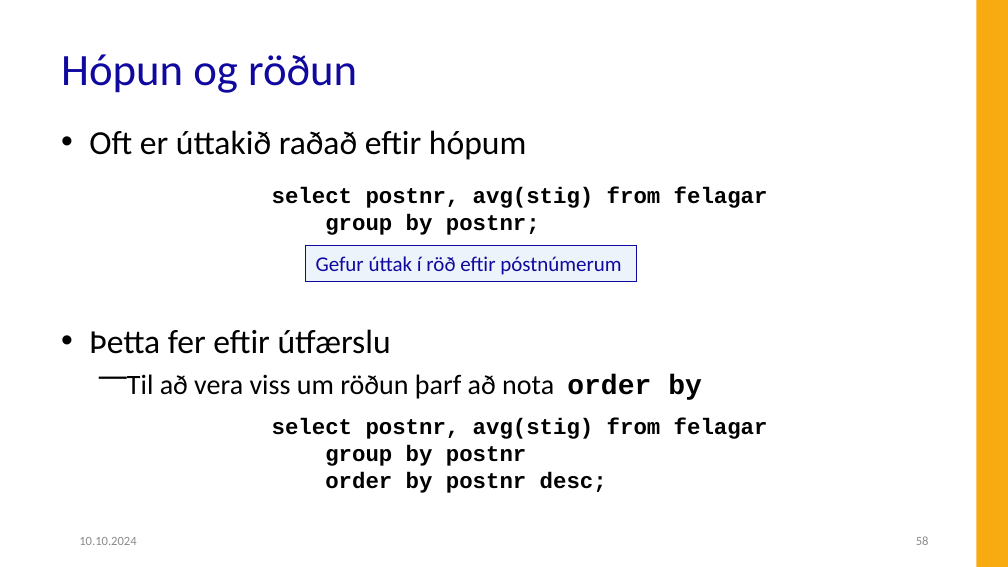
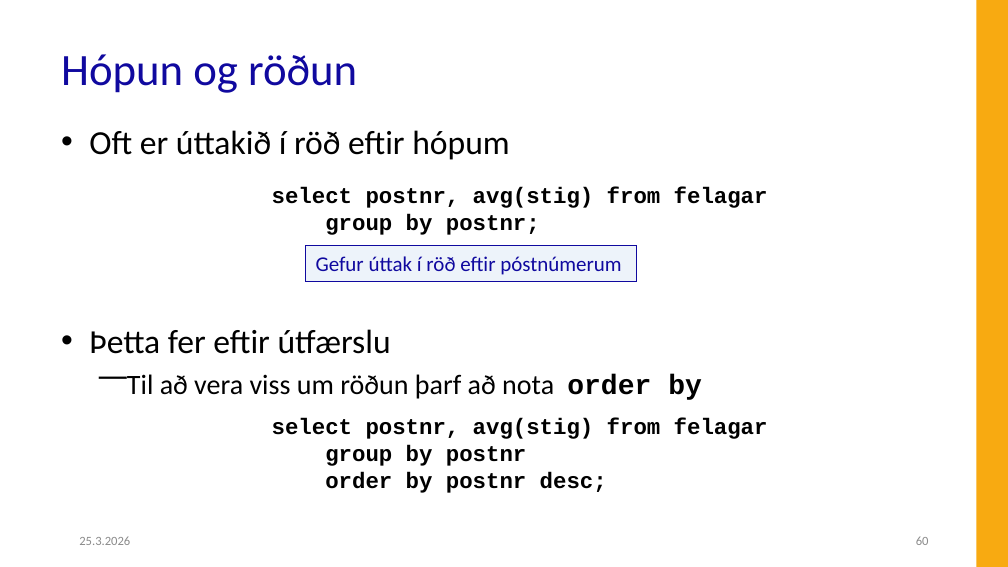
Before and after one commit to Hjalmtyr/SQL1, a slide deck: slide 60 of SQL-I.pptx (slide 58 before the commit). Drawn at 1008x567 pixels with LibreOffice and Linux fonts; fonts in the diff are those of the drawing; background and template pictures are left out. Boxes give left, top, right and bottom in pixels: in the first picture for what was removed or moved away, otherwise in the second. Text is boxed around its words. In the diff, an @@ line names an element or a change of style, - is before the commit and + after.

```diff
--- a/SQL-I.pptx
+++ b/SQL-I.pptx
@@ text at (x1=89, y1=130, x2=509, y2=160): text changed @@
-• Oft er úttakið raðað eftir hópum
+• Oft er úttakið í röð eftir hópum
@@ text at (x1=79, y1=536, x2=130, y2=545): text changed @@
-10.10.2024
+25.3.2026
@@ page number at (x1=916, y1=536, x2=929, y2=545): text changed @@
-58
+60
```
Also in this commit, not shown: 80 other slides changed, 4 slides added, 2 slides removed, 21 other files.
